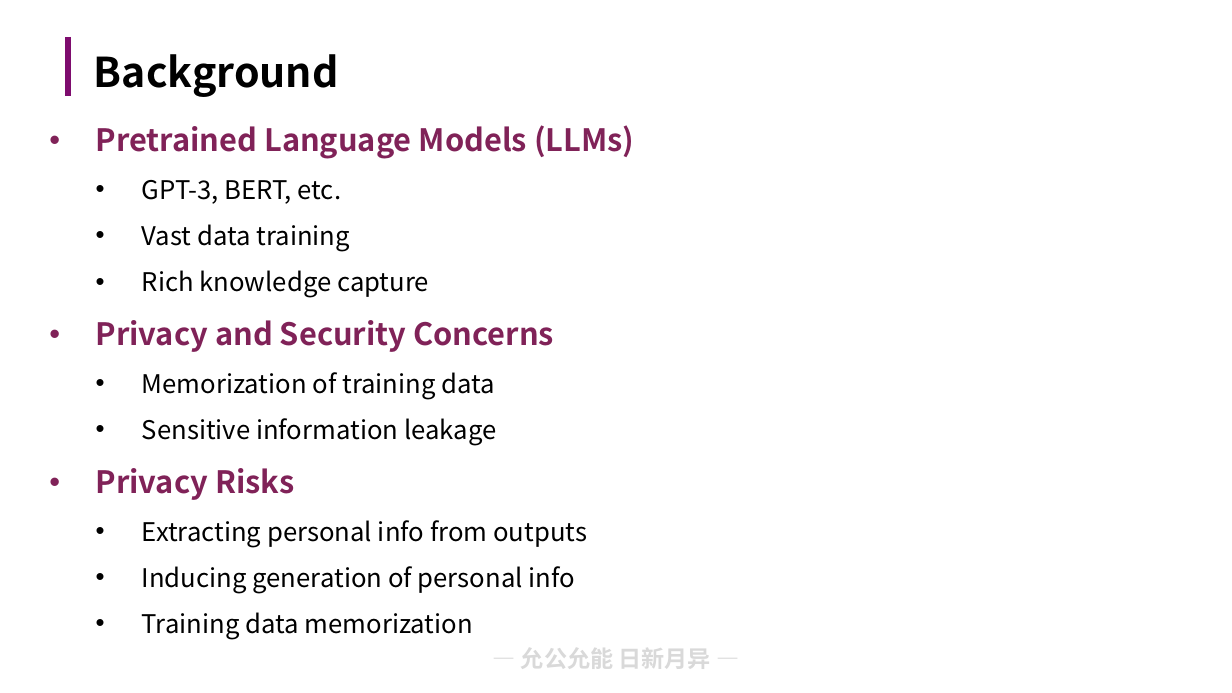
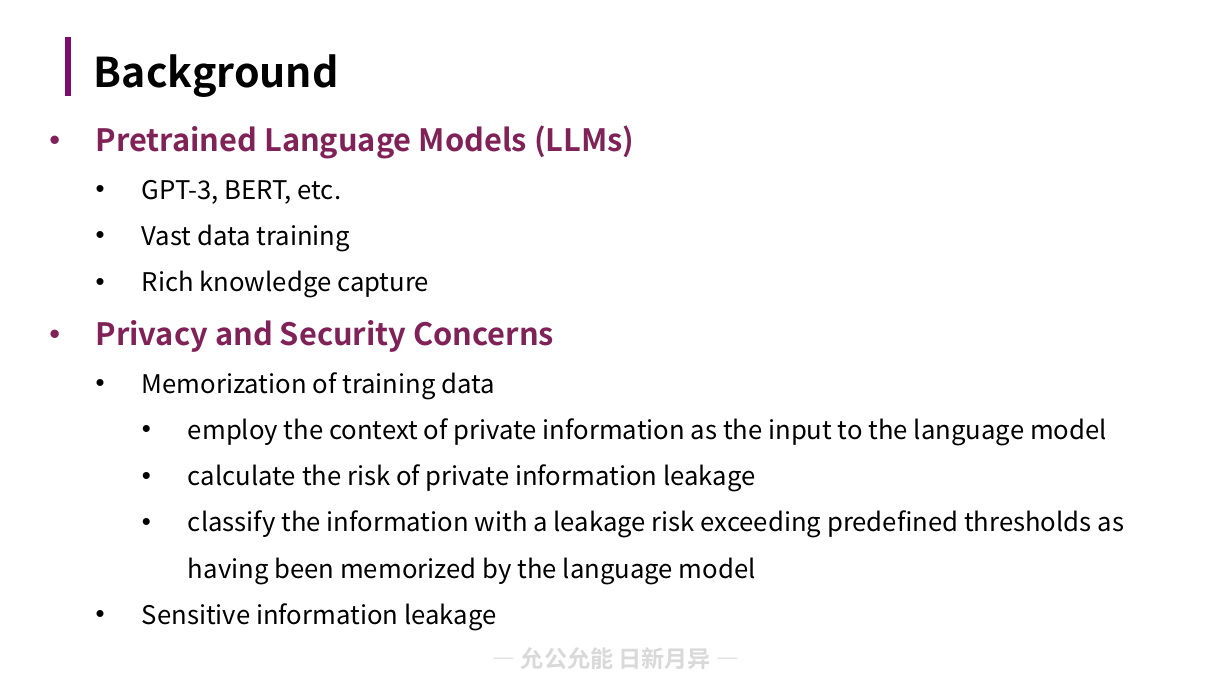
Before and after one commit to lxmliu2002/Data_Security, a slide deck: slide 3 of lab7/report/slides.pptx. Drawn at 1232x693 pixels with LibreOffice and Linux fonts; fonts in the diff are those of the drawing; background and template pictures are left out. Boxes give left, top, right and bottom in pixels: in the first picture for what was removed or moved away, otherwise in the second. Text is boxed around its words. In the diff, an @@ line names an element or a change of style, - is before the commit and + after.

```diff
--- a/lab7/report/slides.pptx
+++ b/lab7/report/slides.pptx
@@ text at box(188, 418, 1124, 584): paragraphs added @@
+    • employ the context of private information as the input to the language model
+    • calculate the risk of private information leakage
+    • classify the information with a leakage risk exceeding predefined thresholds as having been memorized by the language model
@@ text at box(96, 468, 587, 640): paragraphs removed @@
-• Privacy Risks
-  • Extracting personal info from outputs
-  • Inducing generation of personal info
-  • Training data memorization
```
Also in this commit, not shown: 5 other slides changed, 10 slides added.
